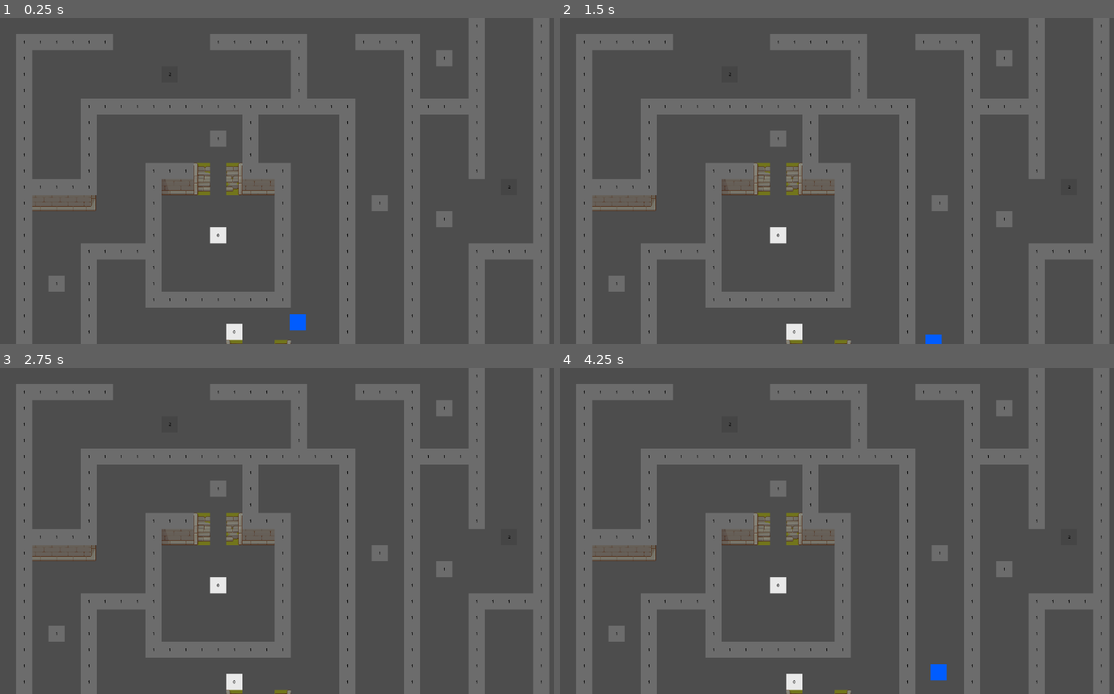
Above: before the commit, frames 1-4 (two rows, left to right).
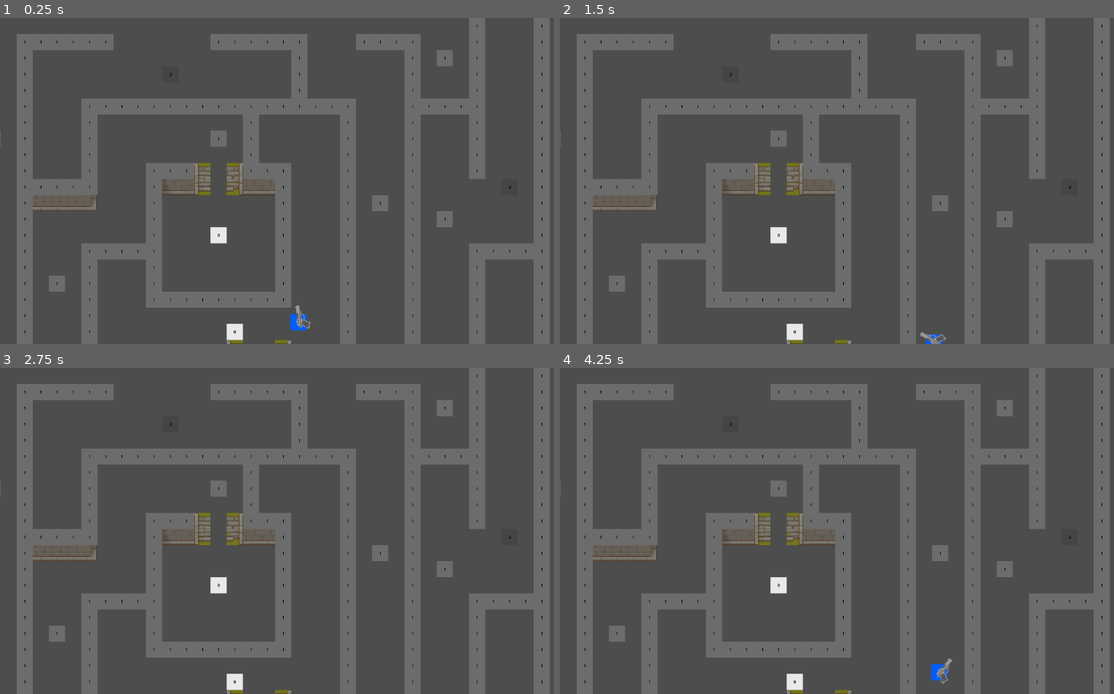
Above: after the commit, the same moments.

Repository: zhan-frshnn/project-vektor
Game: Godot game, scene res://main.tscn
Same seed, same stepped clock (60 frames per second), same inputs: the game is played once before the commit and once after it. Before the commit the project has no main scene; this scene is started directly in both runs.
Inputs (mouse positions are in pixels of both pictures, inside the frame that each line leads up to):
- Up to frame 1 (0.25 s): no input
- Up to frame 2 (1.5 s): tap Enter at 0.5 s; move the mouse to (981, 164) at 0.52 s; hold Right (move_right) 0.53-1.28 s; move the mouse to (731, 197) at 1.27 s; hold Down (move_down) from 1.28 s (still down)
- Up to frame 3 (2.75 s): tap Space at 2 s; move the mouse to (349, 459) at 2.02 s; release Down (move_down) at 2.03 s; hold Right (move_right) from 2.03 s (still down)
- Up to frame 4 (4.25 s): tap Enter at 2.75 s; move the mouse to (820, 596) at 2.77 s; release Right (move_right) at 2.78 s; hold Up (move_up) 2.78-3.53 s; move the mouse to (1025, 579) at 3.52 s; hold Left (move_left) from 3.53 s (still down)

The runs differ from the first frame. In frame 1, 1.3% of the frame differs, in the area x 2-98%, y 2-100%; in frame 2, 1.2%; in frame 3, 1.2%; in frame 4, 1.3%.

Commit message:
menambahkan senjata

Diff:
--- a/learning-godot/main.tscn
+++ b/learning-godot/main.tscn
@@ -4,6 +4,7 @@
 [ext_resource type="PackedScene" uid="uid://cojexdr3ycm1b" path="res://worlds.tscn" id="2_h2yge"]
 
 [node name="Main" type="Node2D" unique_id=1514846995]
+position = Vector2(1, 0)
 
 [node name="Player" parent="." unique_id=1518018701 instance=ExtResource("2_0xm2m")]
 position = Vector2(590, 605)
--- /dev/null
+++ b/learning-godot/node_2d.tscn
@@ -0,0 +1,4 @@
+[gd_scene format=3 uid="uid://b04o81b6sdg32"]
+
+[node name="Node2D" type="Node2D" unique_id=936144133]
+position = Vector2(1, -2)
--- a/learning-godot/player.tscn
+++ b/learning-godot/player.tscn
@@ -2,11 +2,13 @@
 
 [ext_resource type="Texture2D" uid="uid://o6aknly8foav" path="res://asset/character/ex_char.png" id="1_4flbx"]
 [ext_resource type="Script" uid="uid://ddu6ankro7cgv" path="res://player.gd" id="1_onrkg"]
+[ext_resource type="PackedScene" uid="uid://b111vxo48rx28" path="res://senjata.tscn" id="3_i3pqv"]
 
 [sub_resource type="RectangleShape2D" id="RectangleShape2D_onrkg"]
 size = Vector2(32, 32)
 
 [node name="Player" type="CharacterBody2D" unique_id=1518018701]
+position = Vector2(321, 191)
 script = ExtResource("1_onrkg")
 
 [node name="Sprite2D" type="Sprite2D" parent="." unique_id=424350949]
@@ -14,3 +16,6 @@
 
 [node name="CollisionShape2D" type="CollisionShape2D" parent="." unique_id=972975160]
 shape = SubResource("RectangleShape2D_onrkg")
+
+[node name="Senjata" parent="." unique_id=205472675 instance=ExtResource("3_i3pqv")]
+position = Vector2(2, 0)
--- a/learning-godot/project.godot
+++ b/learning-godot/project.godot
@@ -11,6 +11,7 @@
 [application]
 
 config/name="Learning godot"
+run/main_scene="uid://b0auvkbn5nvgi"
 config/features=PackedStringArray("4.6", "Forward Plus")
 config/icon="res://icon.svg"
 
--- /dev/null
+++ b/learning-godot/senjata.gd
@@ -0,0 +1,8 @@
+extends Node2D
+
+func _process(delta):
+	# Mencari tahu di mana posisi kursor mouse berada di layar
+	var posisi_mouse = get_global_mouse_position()
+
+	# Memutar senjata agar menghadap ke arah mouse
+	look_at(posisi_mouse)
--- /dev/null
+++ b/learning-godot/senjata.tscn
@@ -0,0 +1,16 @@
+[gd_scene format=3 uid="uid://b111vxo48rx28"]
+
+[ext_resource type="Texture2D" uid="uid://bh2p48i7g7l6f" path="res://asset/Weapon/GUN_01_[square_frame]_01_V1.00.png" id="1_uflv4"]
+[ext_resource type="Script" uid="uid://bsimcltvcgjx4" path="res://senjata.gd" id="1_vhb2g"]
+
+[node name="Senjata" type="Node2D" unique_id=205472675]
+position = Vector2(399, 255)
+script = ExtResource("1_vhb2g")
+
+[node name="Sprite2D" type="Sprite2D" parent="." unique_id=235513062]
+position = Vector2(9.999985, 3)
+scale = Vector2(1.6796879, 1.5234374)
+texture = ExtResource("1_uflv4")
+
+[node name="Titik Tembak" type="Marker2D" parent="." unique_id=1805121415]
+position = Vector2(299, 29)
Binary file added: learning-godot/asset/Weapon/Assault_rifle_V1.01.png
Not shown, added: learning-godot/asset/Weapon/Assault_rifle_V1.01.png.import
Binary file added: learning-godot/asset/Weapon/GUN_01_[square_frame]_01_V1.00.png
Not shown, added: learning-godot/asset/Weapon/GUN_01_[square_frame]_01_V1.00.png.import
Binary file added: learning-godot/asset/Weapon/[32x96]Shotgun_V1.00.png
Not shown, added: learning-godot/asset/Weapon/[32x96]Shotgun_V1.00.png.import
Binary file added: learning-godot/asset/Weapon/[32x96]Shotgun_V1.01.png
Not shown, added: learning-godot/asset/Weapon/[32x96]Shotgun_V1.01.png.import
Binary file added: learning-godot/asset/Weapon/[NO_BOLT]_Sniper_rifle_[KAR98]_V1.00.png
Not shown, added: learning-godot/asset/Weapon/[NO_BOLT]_Sniper_rifle_[KAR98]_V1.00.png.import
Binary file added: learning-godot/asset/Weapon/[design] Assault_rifle_V1.00.png
Not shown, added: learning-godot/asset/Weapon/[design] Assault_rifle_V1.00.png.import
(and 7 more such lines)
